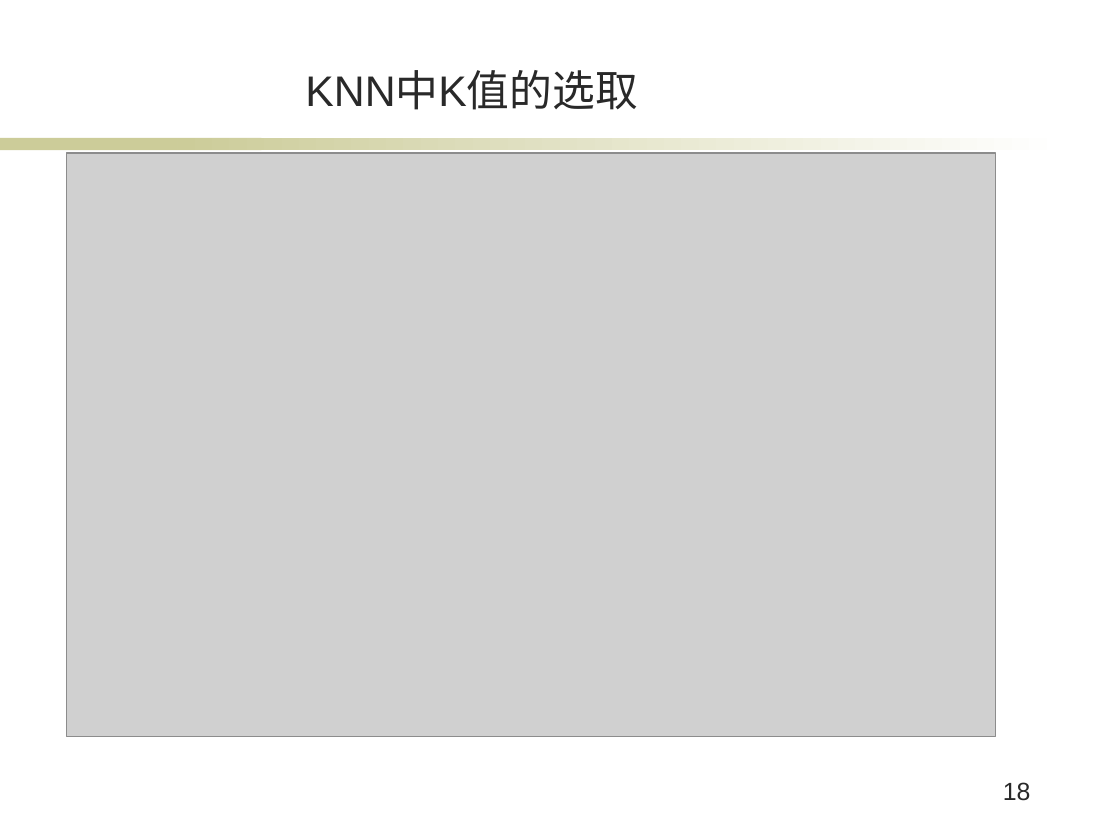
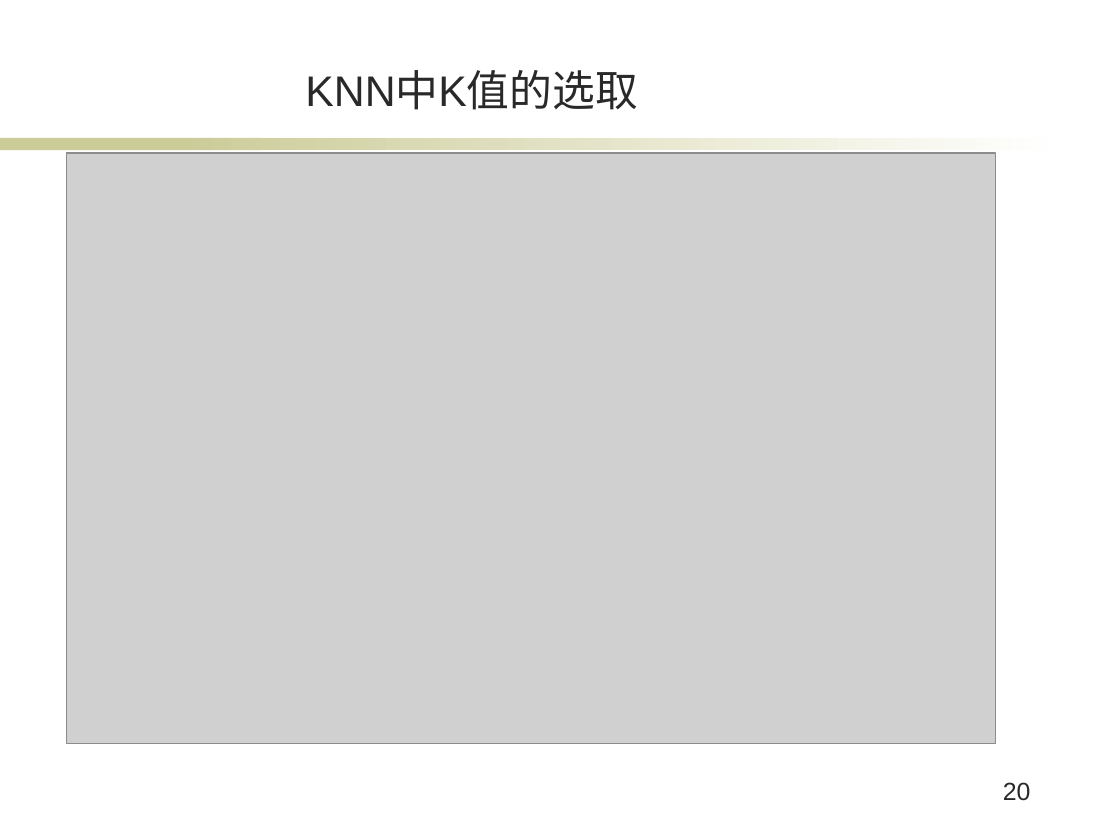
Before and after one commit to XuanBQ/SogouClientsPredict, a slide deck: slide 20 of bq_毕业答辩.pptx (slide 18 before the commit). Drawn at 1120x840 pixels with LibreOffice and Linux fonts; fonts in the diff are those of the drawing; grey boxes stand for pictures; background and template pictures are left out. Boxes give left, top, right and bottom in pixels: in the first picture for what was removed or moved away, otherwise in the second. Text is boxed around its words. In the diff, an @@ line names an element or a change of style, - is before the commit and + after.

```diff
--- a/bq_毕业答辩.pptx
+++ b/bq_毕业答辩.pptx
@@ picture: place and size @@
-picture at box(66, 153, 996, 737)
+picture at box(66, 153, 996, 744)
@@ page number at box(1003, 782, 1031, 801): text changed @@
-18
+20
```
Also in this commit, not shown: 8 other slides changed, 2 slides added, 3 other files.
